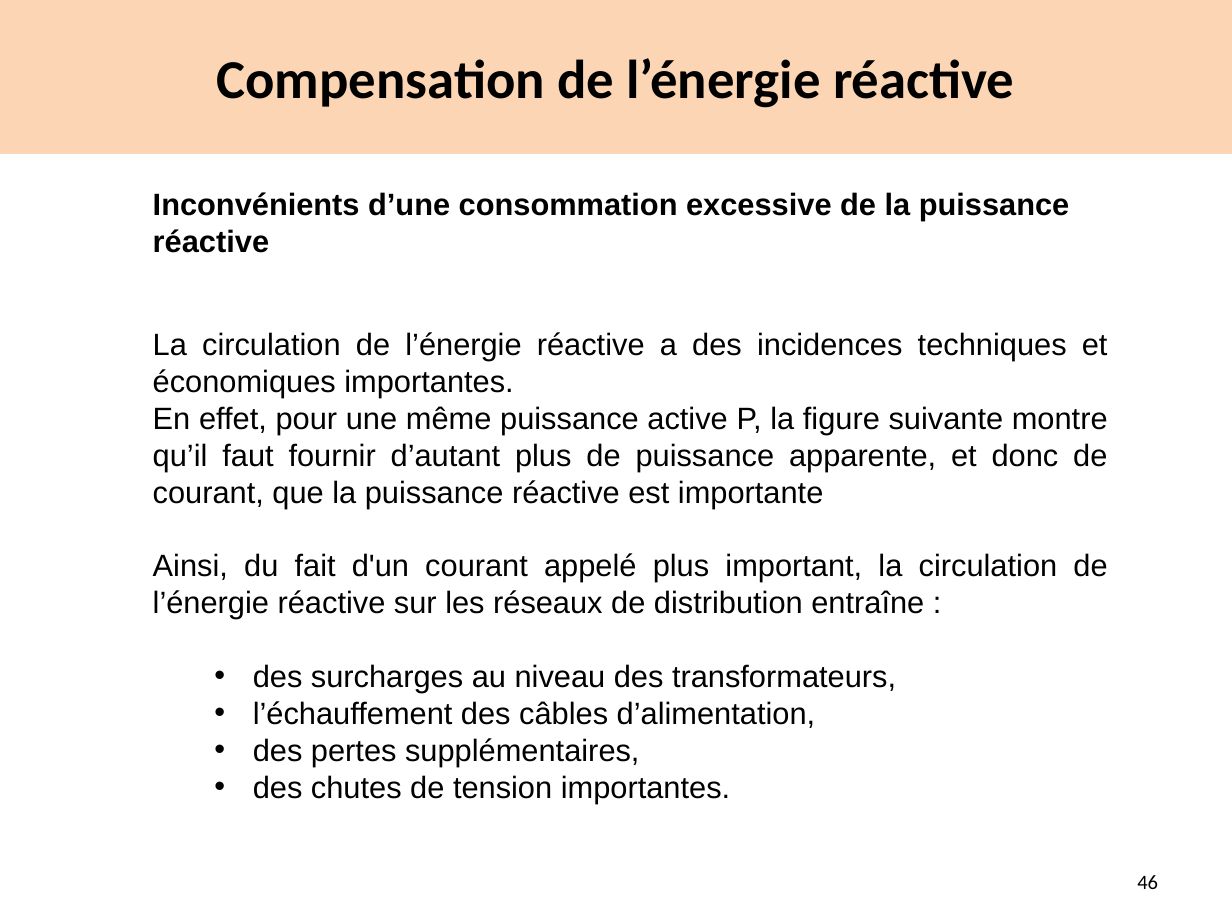
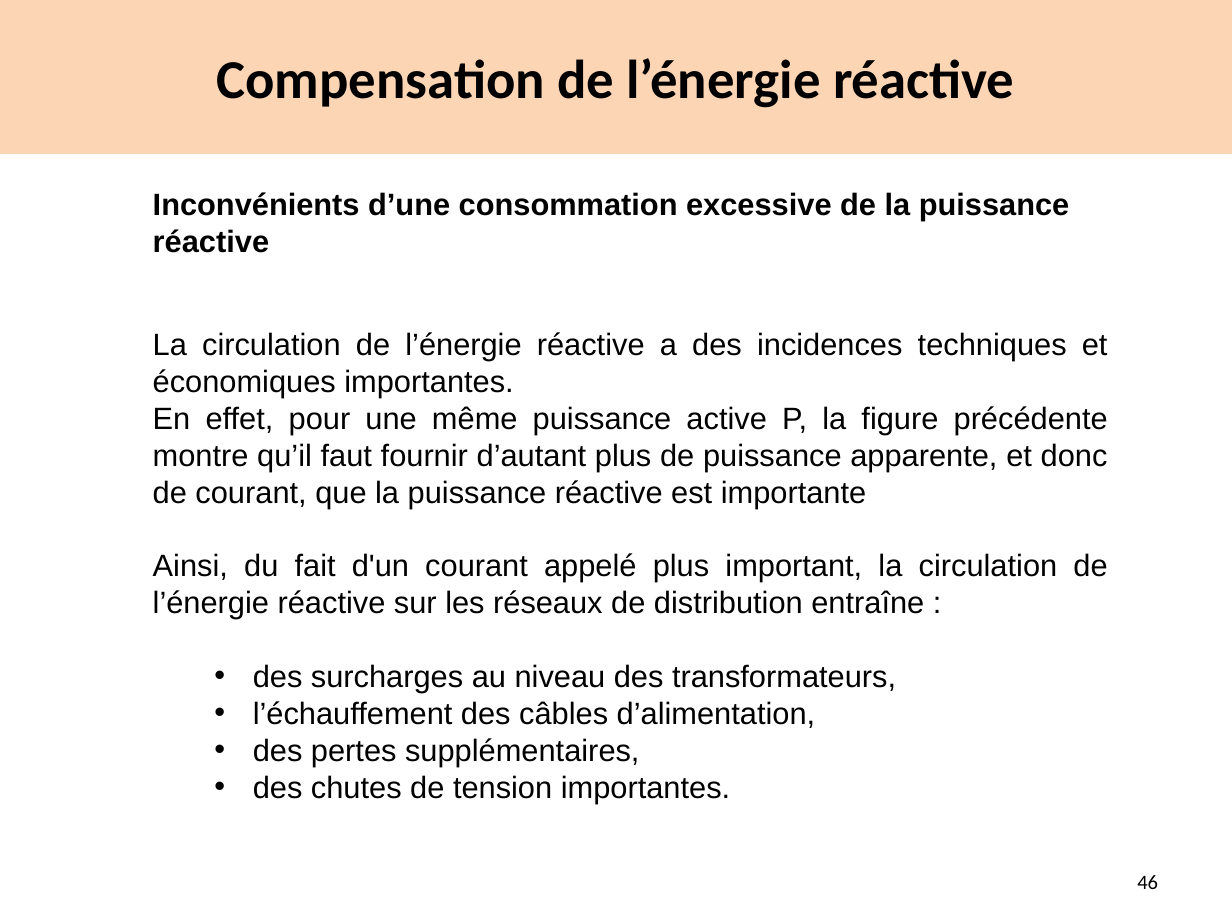
Before and after one commit to alinejmi/alinejmi.github.io, a slide deck: slide 46 of files/Chap1-Rseaualternatifmonophas.pptx. Drawn at 1232x924 pixels with LibreOffice and Linux fonts; fonts in the diff are those of the drawing. Boxes give left, top, right and bottom in pixels: in the first picture for what was removed or moved away, otherwise in the second. Text is boxed around its words. In the diff, an @@ line names an element or a change of style, - is before the commit and + after.

```diff
--- a/files/Chap1-Rseaualternatifmonophas.pptx
+++ b/files/Chap1-Rseaualternatifmonophas.pptx
@@ text at [153,406,1108,509]: text changed @@
-En effet, pour une même puissance active P, la figure suivante montre qu’il faut fournir d’autant plus de puissance apparente, et donc de courant, que la puissance réactive est importante
+En effet, pour une même puissance active P, la figure précédente montre qu’il faut fournir d’autant plus de puissance apparente, et donc de courant, que la puissance réactive est importante
```
Also in this commit, not shown: 9 other slides changed, 1 other file.
